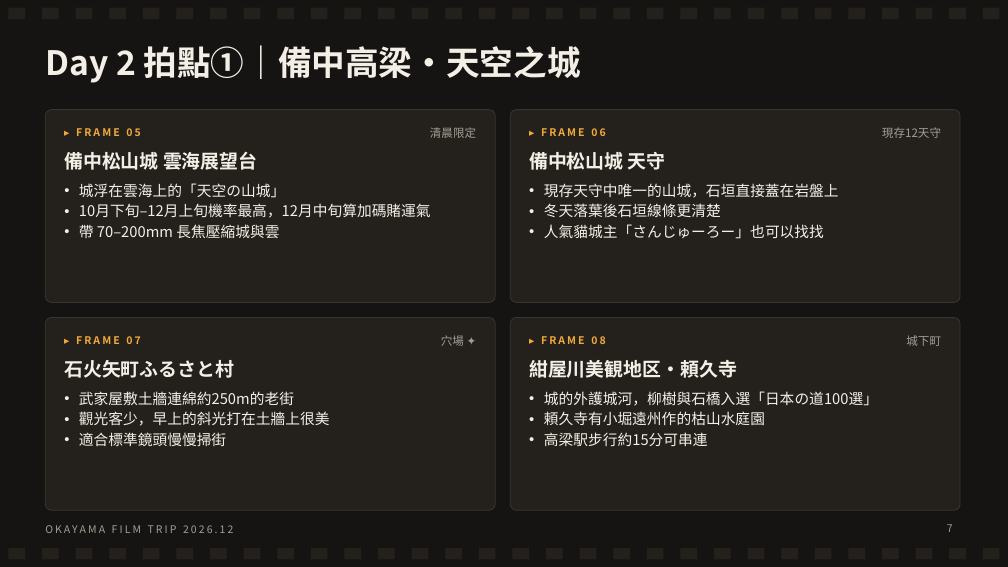
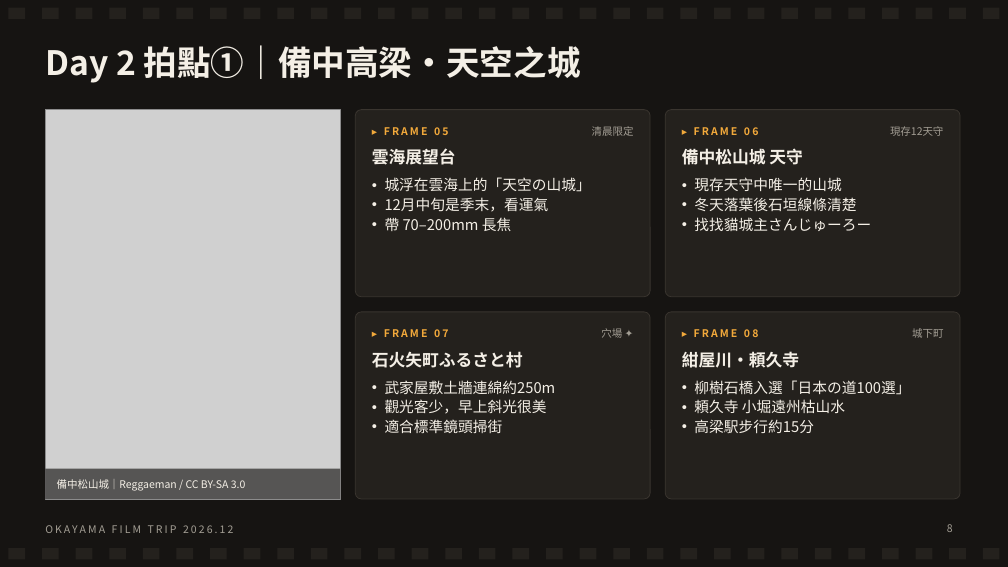
Before and after one commit to leoimpact999/djokovic-vs-sinner-analysis, a slide deck: slide 8 of 岡山4天3夜_底片獵景之旅.pptx (slide 7 before the commit). Drawn at 1008x567 pixels with LibreOffice and Linux fonts; fonts in the diff are those of the drawing; grey boxes stand for pictures. Boxes give left, top, right and bottom in pixels: in the first picture for what was removed or moved away, otherwise in the second. Text is boxed around its words. In the diff, an @@ line names an element or a change of style, - is before the commit and + after.

```diff
--- a/岡山4天3夜_底片獵景之旅.pptx
+++ b/岡山4天3夜_底片獵景之旅.pptx
@@ picture added at (45,110,340,499) @@
@@ rounded rectangle: place and size @@
-rounded rectangle at (45,110,495,302)
+rounded rectangle at (355,110,650,297)
@@ rounded rectangle: place and size @@
-rounded rectangle at (510,110,960,302)
+rounded rectangle at (665,110,960,297)
@@ text "▸ FRAME 05": place and size @@
-text "▸ FRAME 05" at (76,128,140,136)
+text "▸ FRAME 05" at (384,127,448,135)
@@ text at (372,148,456,165): text changed; size 18 to 16 pt @@
-備中松山城 雲海展望台
+雲海展望台
@@ text "清晨限定": place and size @@
-text "清晨限定" at (430,127,476,138)
+text "清晨限定" at (592,127,634,136)
@@ text "備中松山城 天守": place and size @@
-text "備中松山城 天守" at (529,152,666,170)
+text "備中松山城 天守" at (682,148,803,165)
@@ text "備中松山城 天守" at (682,148,803,165): size 18 to 16 pt @@
@@ text "▸ FRAME 06": place and size @@
-text "▸ FRAME 06" at (541,128,605,136)
+text "▸ FRAME 06" at (694,127,758,135)
@@ text "現存12天守": place and size @@
-text "現存12天守" at (882,127,941,138)
+text "現存12天守" at (890,126,943,136)
@@ text "城浮在雲海上的「天空の山城」": place and size @@
-text "城浮在雲海上的「天空の山城」" at (79,183,431,238)
+text "城浮在雲海上的「天空の山城」" at (385,177,591,231)
@@ text at (385,177,591,192): indent changed; less space between paragraphs @@
@@ text at (694,177,871,231): text changed @@
-• 現存天守中唯一的山城，石垣直接蓋在岩盤上
-• 冬天落葉後石垣線條更清楚
-• 人氣貓城主「さんじゅーろー」也可以找找
+• 現存天守中唯一的山城
+• 冬天落葉後石垣線條清楚
+• 找找貓城主さんじゅーろー
@@ text at (385,197,549,231): text changed @@
-• 10月下旬–12月上旬機率最高，12月中旬算加碼賭運氣
-• 帶 70–200mm 長焦壓縮城與雲
+• 12月中旬是季末，看運氣
+• 帶 70–200mm 長焦
@@ proportions changed in 4 elements at (665,110,960,297), (665,312,960,499), (355,110,650,297), (355,312,650,499) @@
@@ rounded rectangle: place and size @@
-rounded rectangle at (45,318,495,510)
+rounded rectangle at (355,312,650,499)
@@ text "▸ FRAME 07": place and size @@
-text "▸ FRAME 07" at (76,336,140,344)
+text "▸ FRAME 07" at (384,329,448,337)
@@ size 11 to 10 pt in 4 elements at (890,126,943,136), (912,328,943,338), (592,127,634,136), (601,328,622,338) @@
@@ text "穴場 ✦": place and size @@
-text "穴場 ✦" at (441,335,464,346)
+text "穴場 ✦" at (601,328,622,338)
@@ rounded rectangle: place and size @@
-rounded rectangle at (510,318,960,510)
+rounded rectangle at (665,312,960,499)
@@ text "▸ FRAME 08": place and size @@
-text "▸ FRAME 08" at (541,336,605,344)
+text "▸ FRAME 08" at (694,329,758,337)
@@ text "城下町": place and size @@
-text "城下町" at (906,335,941,346)
+text "城下町" at (912,328,943,338)
@@ text "石火矢町ふるさと村" at (372,351,523,368): size 18 to 16 pt @@
@@ text "石火矢町ふるさと村": place and size @@
-text "石火矢町ふるさと村" at (64,360,234,378)
+text "石火矢町ふるさと村" at (372,351,523,368)
@@ text at (682,351,799,368): text changed; size 18 to 16 pt @@
-紺屋川美観地区・頼久寺
+紺屋川・頼久寺
@@ text at (385,380,556,433): text changed @@
-• 武家屋敷土牆連綿約250m的老街
-• 觀光客少，早上的斜光打在土牆上很美
-• 適合標準鏡頭慢慢掃街
+• 武家屋敷土牆連綿約250m
+• 觀光客少，早上斜光很美
+• 適合標準鏡頭掃街
@@ text at (694,380,910,434): text changed @@
-• 城的外護城河，柳樹與石橋入選「日本の道100選」
-• 頼久寺有小堀遠州作的枯山水庭園
-• 高梁駅步行約15分可串連
+• 柳樹石橋入選「日本の道100選」
+• 頼久寺 小堀遠州枯山水
+• 高梁駅步行約15分
@@ rectangle added at (45,469,340,499), fill #161412 at 65% opacity @@
@@ text added at (57,479,246,491), 10 pt, text #F4EFE6 @@
+備中松山城｜Reggaeman / CC BY-SA 3.0
@@ page number at (947,524,953,532): text changed @@
-7
+8
```
Also in this commit, not shown: 14 other slides changed, 2 slides added.
